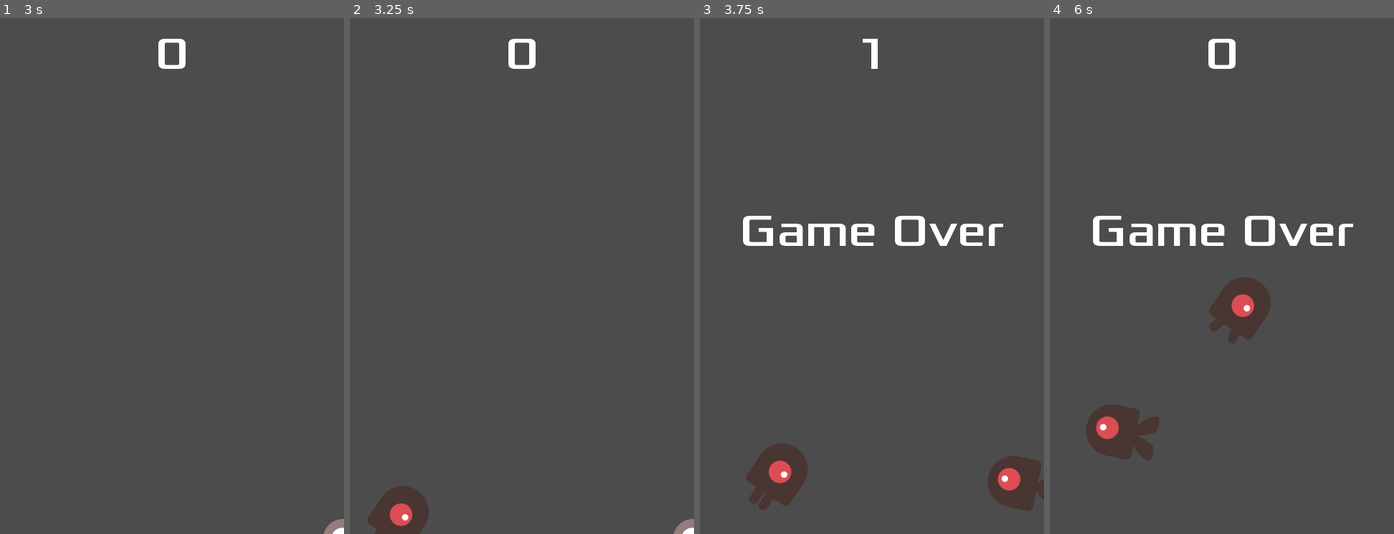
Above: before the commit, frames 1-4 (left to right).
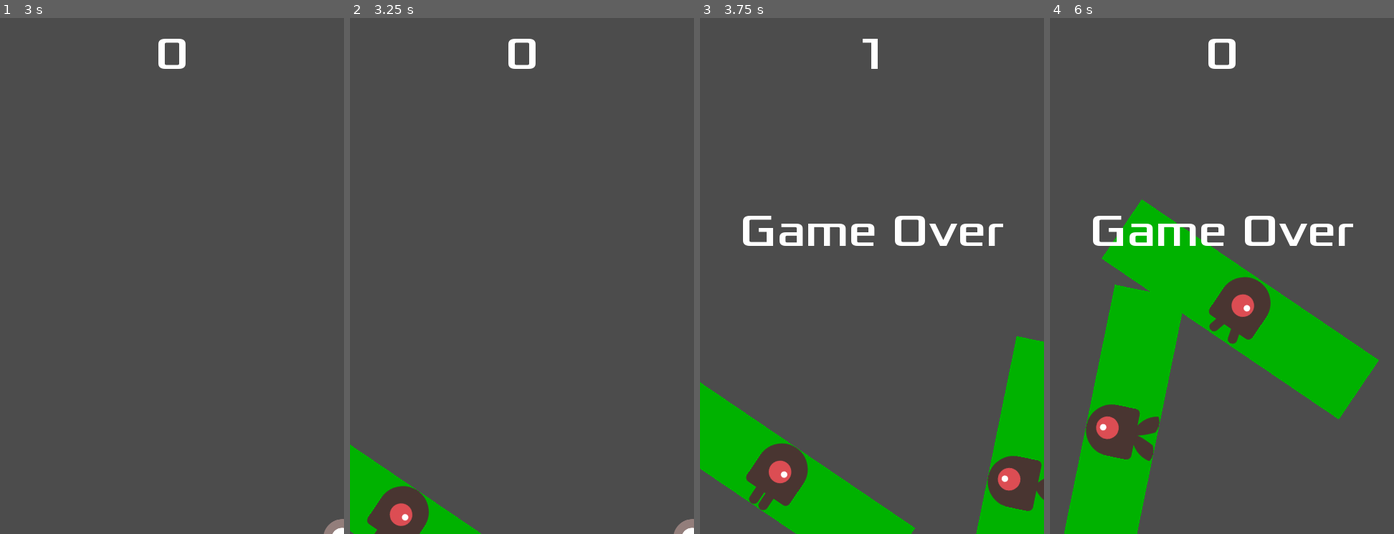
Above: after the commit, the same moments.

Repository: jmbjr/dodge-the-creeps
Game: Godot game, scene res://Main.tscn
The game is run twice, just before and just after one commit, with the same random seed, the same clock (stepped at 60 frames per second) and the same inputs.
Inputs:
- Up to frame 1 (3 s): click "Start" at 0.5 s; tap Enter at 1.25 s; hold Right (ui_right) 1.28-2.03 s; hold Down (ui_down) 2.03-2.78 s; hold Right (ui_right) from 2.78 s (still down)
- Up to frame 2 (3.25 s): keep holding Right (ui_right)
- Up to frame 3 (3.75 s): release Right (ui_right) at 3.53 s; hold Up (ui_up) from 3.53 s (still down)
- Up to frame 4 (6 s): release Up (ui_up) at 4.28 s; hold Left (ui_left) 4.28-5.75 s; click "Start" at 5.75 s

Frame 1 is identical in both runs. In frame 2, 2.1% of the frame differs, in the area x 0-39%, y 82-100%; in frame 3, 10%; in frame 4, 18%, in the area x 4-96%, y 35-100%.

Commit message:
prototyping collision shapes on the fly

Diff:
--- a/Mob.gd
+++ b/Mob.gd
@@ -5,8 +5,35 @@
 
 var mob_types = ["fly", "swim", "walk"]
 
+var max_extent_dim = 100 # 2*maximum heigt/width allowed
+var min_extent_dim = 10 # 2*minimum height/width allowed
+
+var rect #this will be used for drawing the rectangle
+var color = Color(0,0.7,0) #green color
+
 func _ready():
 	$AnimatedSprite.animation = mob_types[randi() % mob_types.size()]
+	var extents = Vector2(50,200)
+	randomize()
+#	extents.x = min_extent_dim + (max_extent_dim - min_extent_dim)*randf()
+#	extents.y = min_extent_dim + (max_extent_dim - min_extent_dim)*randf()
+
+	#Making the collision shape:
+	var box = RectangleShape2D.new()
+	box.extents = extents
+
+	#Adding the shape to the KinematicBody2D:
+	var shape_owner = create_shape_owner(self) #returns an int ID
+	shape_owner_add_shape(shape_owner, box)
+
+	#Drawing the box (extants are double the width and height):
+	rect = Rect2(-extents.x, -extents.y, 2*extents.x, 2*extents.y)
+	update() #this calls the draw function
+
+func _draw():
+	#Drawing the rectangle.
+	#You could replace this with a scaled sprite
+	draw_rect(rect, color)
 
 func _on_VisibilityNotifier2D_screen_exited():
 	queue_free()
